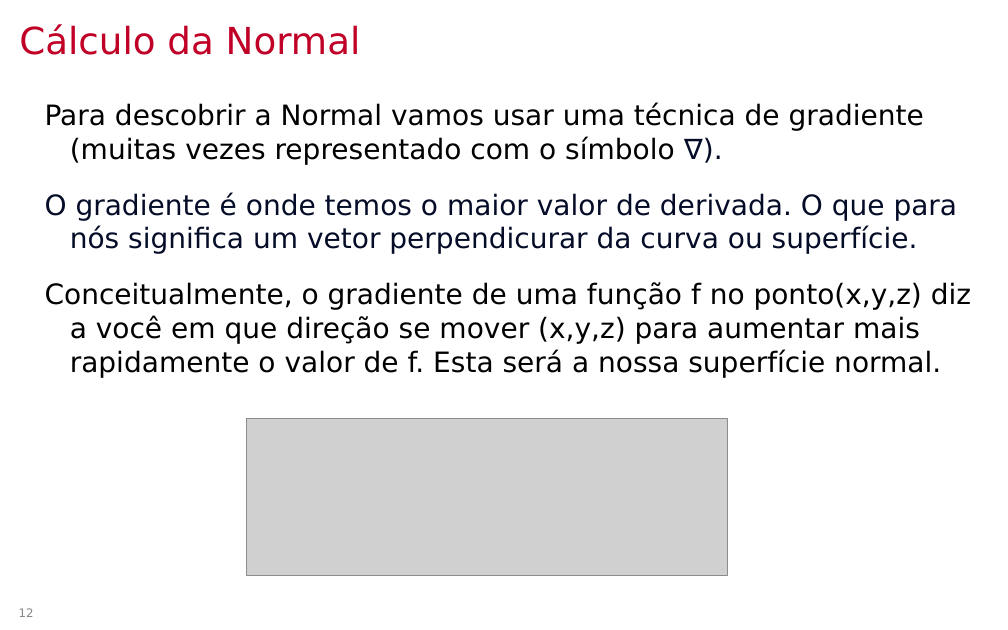
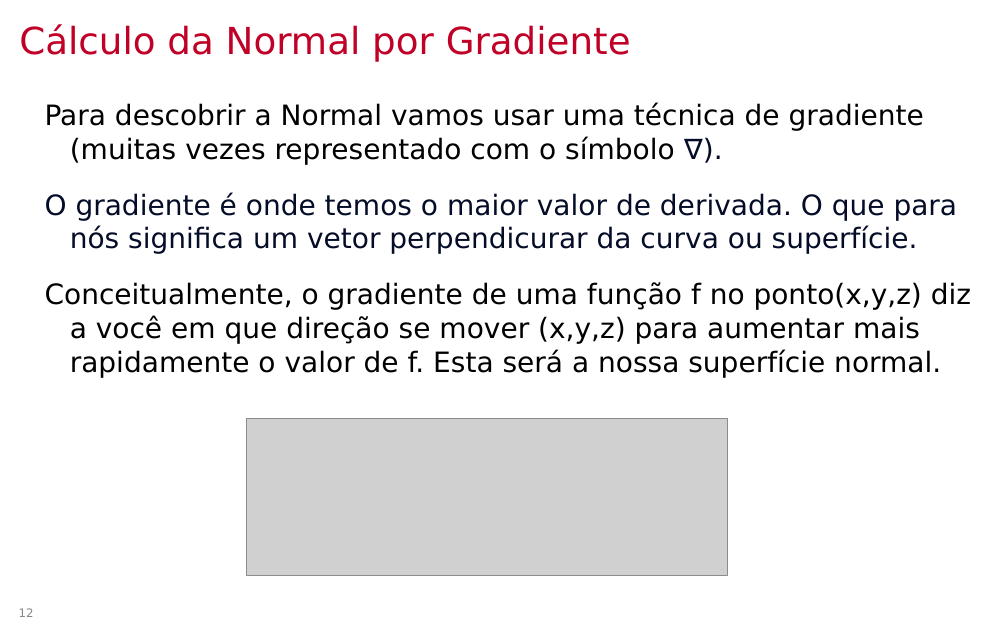
Before and after one commit to lpsoares/ComputacaoGrafica, a slide deck: slide 12 of content/aulas/23-ray_marching/aula23_ray_marching.pptx. Drawn at 1008x630 pixels with LibreOffice and Linux fonts; fonts in the diff are those of the drawing; grey boxes stand for pictures; background and template pictures are left out. Boxes give left, top, right and bottom in pixels: in the first picture for what was removed or moved away, otherwise in the second. Text is boxed around its words. In the diff, an @@ line names an element or a change of style, - is before the commit and + after.

```diff
--- a/content/aulas/23-ray_marching/aula23_ray_marching.pptx
+++ b/content/aulas/23-ray_marching/aula23_ray_marching.pptx
@@ title at (19,24,631,62): text changed @@
-Cálculo da Normal
+Cálculo da Normal por Gradiente
```
Also in this commit, not shown: 5 other slides changed, 2 slides added, 2 other files.
